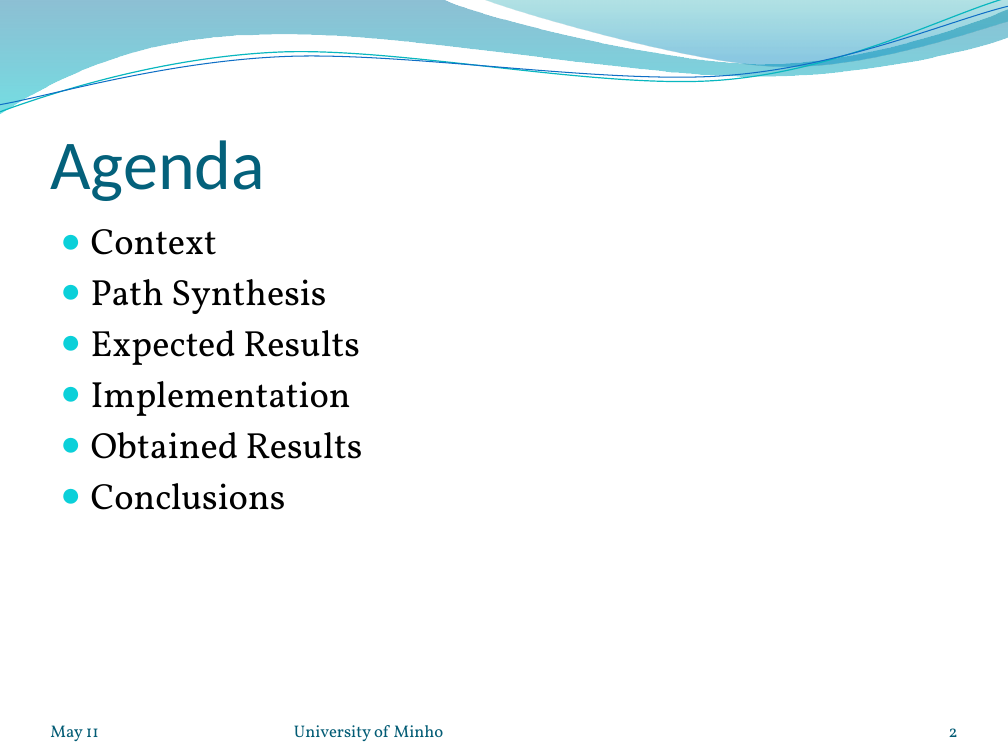
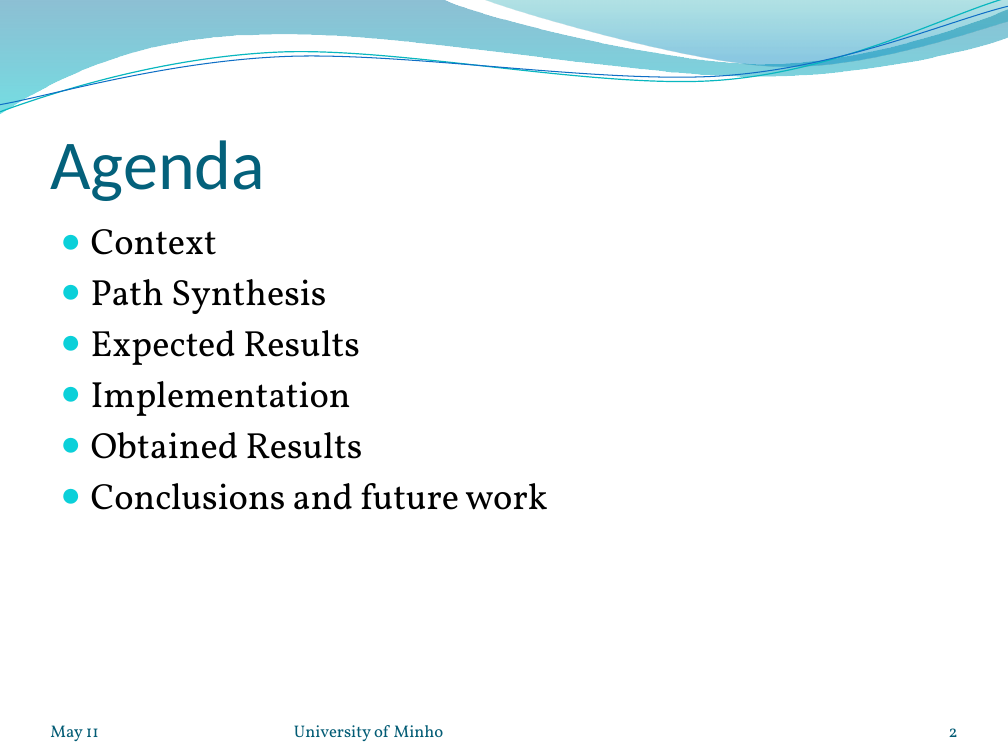
Before and after one commit to nunosilva800/Motion-Graphs, a slide deck: slide 2 of relatorio/motion_graphs_presentation.pptx. Drawn at 1008x756 pixels with LibreOffice and Linux fonts; fonts in the diff are those of the drawing; background and template pictures are left out. Boxes give left, top, right and bottom in pixels: in the first picture for what was removed or moved away, otherwise in the second. Text is boxed around its words. In the diff, an @@ line names an element or a change of style, - is before the commit and + after.

```diff
--- a/relatorio/motion_graphs_presentation.pptx
+++ b/relatorio/motion_graphs_presentation.pptx
@@ text at [91,483,547,510]: text changed @@
-● Conclusions
+● Conclusions and future work
```
Also in this commit, not shown: 6 other slides changed, 1 slide removed.
